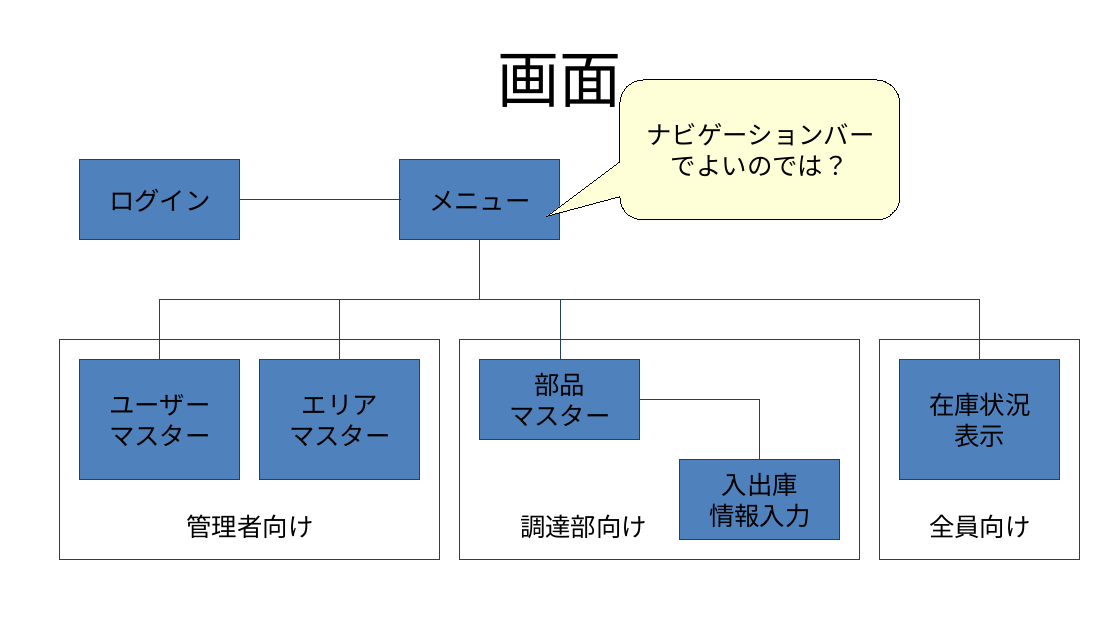
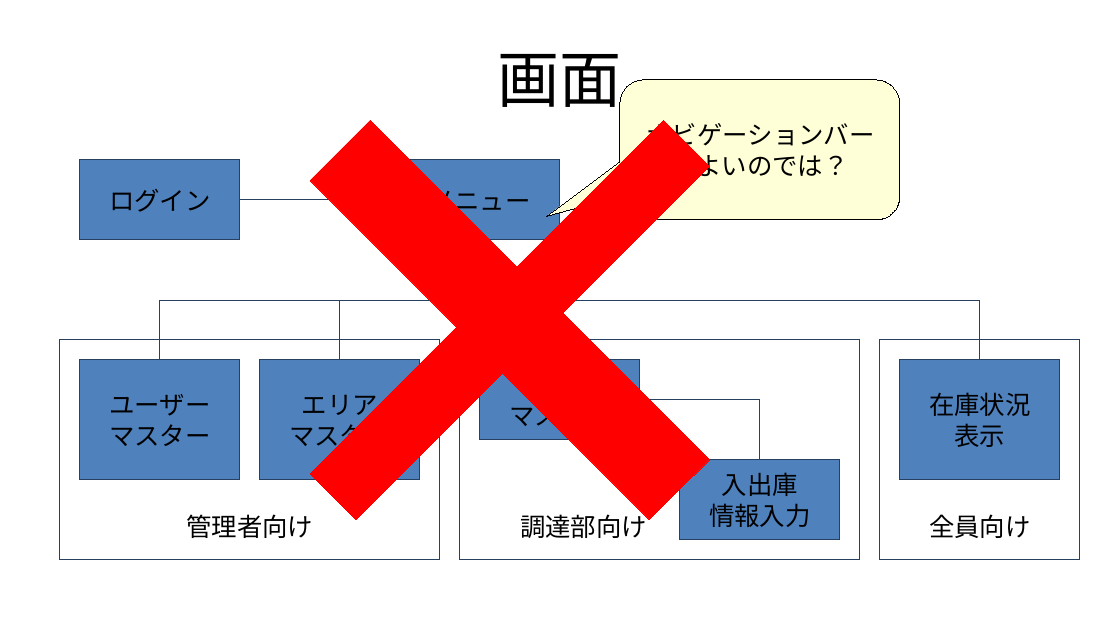
Before and after one commit to roja1988/88_WorkProduct, a slide deck: slide 5 of document/制作物_案.pptx. Drawn at 1120x630 pixels with LibreOffice and Linux fonts; fonts in the diff are those of the drawing. Boxes give left, top, right and bottom in pixels: in the first picture for what was removed or moved away, otherwise in the second. Text is boxed around its words. In the diff, an @@ line names an element or a change of style, - is before the commit and + after.

```diff
--- a/document/制作物_案.pptx
+++ b/document/制作物_案.pptx
@@ plus added at (164, 0, 857, 630), fill #FF0000, outline #FF0000 0 pt @@
```
Also in this commit, not shown: 5 other slides changed, 2 slides added, 10 other files.
